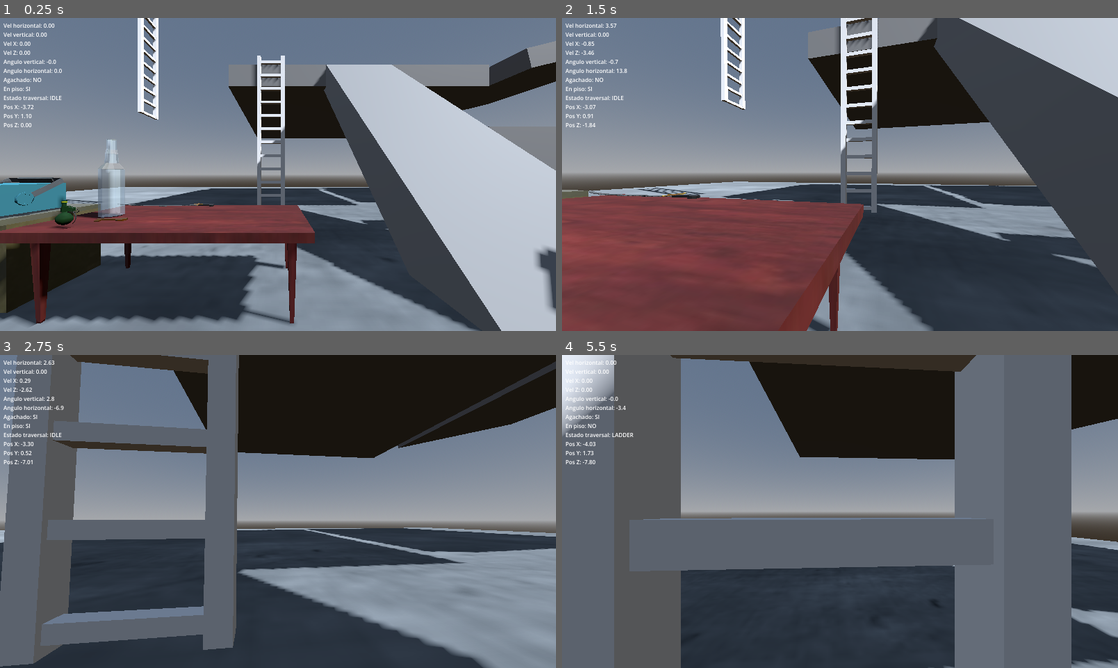
Above: before the commit, frames 1-4 (two rows, left to right).
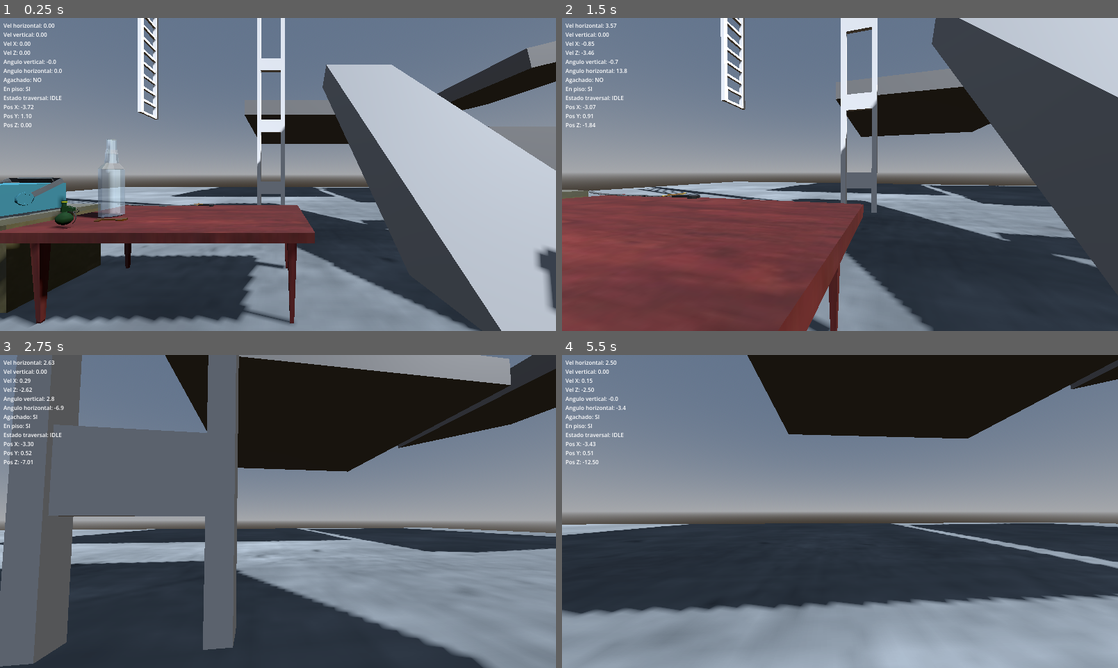
Above: after the commit, the same moments.

Repository: ElVerdulero2001/tun-tun-tun-sahur-el-juego-copia-de-Peripeteia-
Game: Godot game, scene res://levels/movement_test.tscn
The game is run twice, just before and just after one commit, with the same random seed, the same clock (stepped at 60 frames per second) and the same inputs.
Inputs (mouse positions are in pixels of both pictures, inside the frame that each line leads up to):
- Up to frame 1 (0.25 s): no input
- Up to frame 2 (1.5 s): tap Enter at 0.5 s; move the mouse to (867, 174) at 0.52 s; hold Ctrl (crouch) 0.53-1.28 s; hold W (move_forward) from 0.53 s (still down); click (867, 174) at 0.67 s; tap Space (jump) at 0.77 s; move the mouse to (812, 174) at 1.27 s; tap Ctrl (crouch) at 1.35 s
- Up to frame 3 (2.75 s): keep holding W (move_forward); tap Space (jump) at 1.52 s; move the mouse to (289, 505) at 2.02 s; hold E (interactuar) from 2.03 s (still down); tap Ctrl (crouch) at 2.3 s
- Up to frame 4 (5.5 s): keep holding W (move_forward); move the mouse to (834, 517) at 2.77 s; release E (interactuar) at 2.78 s; tap C (kick) at 2.85 s; click (834, 517) at 2.92 s; tap Space (jump) at 3.02, 3.77, 4.52 s; tap Ctrl (crouch) at 3.05, 3.8, 4.55 s; move the mouse to (878, 514) at 3.52 s; hold R (rotar_item) 3.53-4.28 s; move the mouse to (795, 508) at 4.27 s; tap Shift (run) at 4.35 s; move the mouse to (845, 511) at 5.02 s; hold Ctrl (crouch) from 5.03 s (still down); tap T (tirar_item) at 5.1 s; click (845, 511) at 5.17 s

The runs differ from the first frame. In frame 1, 4.6% of the frame differs, in the area x 11-88%, y 0-60%; in frame 2, 6.6%; in frame 3, 19%; in frame 4, 66%, in the area x 0-100%, y 0-100%.

Commit message:
un par de arreglos con las escaleras, todavia se puede meter en el hanging mientras se encuentra en el path de los dos marker, el control no es perfecto, es una loteria que funcione correctamente

Diff:
--- a/levels/movement_test.tscn
+++ b/levels/movement_test.tscn
@@ -188,7 +188,7 @@
 shape = SubResource("BoxShape3D_gdjh5")
 
 [node name="StaticBody3D3" type="StaticBody3D" parent="world/enviroment/static/bloques" unique_id=1998965982]
-transform = Transform3D(1, 0, 0, 0, 1, 0, 0, 0, 1, 0, 6.37, -14.7)
+transform = Transform3D(1, 0, 0, 0, 1, 0, 0, 0, 1, 0, 6.37, -18.709127)
 
 [node name="MeshInstance3D" type="MeshInstance3D" parent="world/enviroment/static/bloques/StaticBody3D3" unique_id=1943942775]
 mesh = SubResource("BoxMesh_gdjh5")
@@ -277,8 +277,17 @@
 [node name="escalera 2" parent="world/enviroment/static/escaleras" unique_id=863226712 instance=ExtResource("23_co54g")]
 transform = Transform3D(1, 0, 0, 0, 1, 0, 0, 0, 1, -4.035, -1.6125276, -8.602)
 
+[node name="escalera pedorra3" parent="world/enviroment/static/escaleras/escalera 2" index="0" unique_id=1545879886]
+transform = Transform3D(1, 0, 0, 0, 4.6, 0, 0, 0, 1, 0, 0.062, 0)
+
+[node name="carcasa" parent="world/enviroment/static/escaleras/escalera 2" index="1" unique_id=1171411348]
+transform = Transform3D(1, 0, 0, 0, 4.6, 0, 0, 0, 1, 0, 4.385, 0)
+
 [node name="StartMarker" parent="world/enviroment/static/escaleras/escalera 2" index="2" unique_id=1847870763]
 transform = Transform3D(1, 0, 0, 0, 1, 0, 0, 0, 1, 0, 2.816892, 0.80568457)
+
+[node name="EndMarker" parent="world/enviroment/static/escaleras/escalera 2" index="3" unique_id=606831496]
+transform = Transform3D(1, 0, 0, 0, 1, 0, 0, 0, 1, 0, 33.95176, 0.80599976)
 
 [node name="dinamic" type="Node3D" parent="world/enviroment" unique_id=637697114]
 
--- a/scripts/player n entities/movement/ladder_area.gd
+++ /dev/null
@@ -1,23 +0,0 @@
-# ladder_area.gd
-# Va directo en el StaticBody3D de la escalera.
-# El grupo "ladder" también va en ese mismo nodo.
-#
-# SETUP:
-#   1. Asignar este script al StaticBody3D de la escalera.
-#   2. Agregar el grupo "ladder" al mismo nodo.
-#   3. Ajustar ladder_top y ladder_bottom en el Inspector
-#      usando el debug de coordenadas para saber los valores exactos.
-
-extends Node
-
-# Dirección de "subir" en esta escalera (world space).
-# Por defecto Vector3.UP. Para escaleras en ángulo, ajustar.
-@export var ladder_direction : Vector3 = Vector3.UP
-
-# Multiplicador de velocidad de pulso. 1.0 = velocidad base.
-@export var pulse_speed      : float   = 1.0
-
-# Límites del riel en Y (world space).
-# Ajustar con los valores exactos que muestra el debug de coordenadas.
-@export var ladder_top       : float   = 5.0
-@export var ladder_bottom    : float   = 0.0
--- a/scripts/player n entities/movement/parkour_detector.gd
+++ b/scripts/player n entities/movement/parkour_detector.gd
@@ -120,13 +120,23 @@
 
 	var results = space.intersect_shape(params)
 
+	print("ladder query | resultados: ", results.size())
+	for result in results:
+		var c = result.get("collider", null)
+		if c:
+			var seg = _find_segment(c)
+			print("  collider: ", c.name, " | segment: ", seg)
+			if seg:
+				print("  start_marker: ", seg.get("start_marker"))
+				print("  end_marker: ", seg.get("end_marker"))
+
 	for result in results:
 		var collider = result.get("collider", null)
 		if collider == null:
 			continue
 
 		# Buscar el nodo con grupo "ladder" subiendo por la jerarquía.
-		var segment = _find_ladder_area(collider)
+		var segment = _find_segment(collider)
 		if segment == null:
 			continue
 
@@ -170,7 +180,7 @@
 
 	_clear_ladder_candidate()
 
-func _find_ladder_area(node: Node) -> Node:
+func _find_segment(node: Node) -> Node:
 	var current = node
 	for _i in range(4):
 		if current == null:
@@ -181,22 +191,40 @@
 	return null
 
 func _has_ladder_intent(segment: Node) -> bool:
-	if Input.is_action_pressed("move_forward"):
-		return true
-
-	var to_ladder = (segment.start_marker.global_position - body.global_position)
-	to_ladder.y   = 0.0
-	if to_ladder.length() < 0.01:
-		return true
-
-	to_ladder = to_ladder.normalized()
-	var cam_fwd = -camera.global_transform.basis.z
-	cam_fwd.y   = 0.0
-	if cam_fwd.length() < 0.01:
+
+	if body.is_on_floor():
 		return false
-	cam_fwd = cam_fwd.normalized()
-
-	return cam_fwd.dot(to_ladder) > 0.3
+
+	# Mientras mantiene CTRL, no puede agarrar escaleras.
+	if Input.is_action_pressed("crouch"):
+		return false
+
+	return _is_within_segment_volume(segment)
+
+func _is_within_segment_volume(segment: Node) -> bool:
+	# Proyecta la posición del jugador sobre el eje del segmento.
+	# Si el progress cae entre 0.0 y 1.0, está dentro del volumen útil.
+	var seg_start = segment.start_marker.global_position
+	var seg_end   = segment.end_marker.global_position
+	var seg_vec   = seg_end - seg_start
+	var seg_len   = seg_vec.length()
+
+	if seg_len < 0.001:
+		return false
+
+	var seg_dir   = seg_vec / seg_len
+	var to_player = body.global_position - seg_start
+	var progress  = to_player.dot(seg_dir) / seg_len
+
+	# Fuera del rango del segmento — no reenganchar.
+	if progress < 0.0 or progress > 1.0:
+		return false
+
+	# Distancia lateral al eje del segmento — margen de captura.
+	var projected    = seg_start + seg_dir * (progress * seg_len)
+	var lateral_dist = body.global_position.distance_to(projected)
+
+	return lateral_dist <= ladder_detection_radius
 
 func ladder_detected() -> bool:
 	return _has_ladder_candidate
--- a/scripts/player n entities/movement/player.gd
+++ b/scripts/player n entities/movement/player.gd
@@ -22,7 +22,7 @@
 	floor_snap_length   = 0.5
 
 	movement.setup(self, camera, collision)
-	parkour_detector.setup(self, camera)
+	parkour_detector.setup(self, camera, traversal)
 	traversal.setup(self, camera, movement, parkour_detector)
 	kick.setup(self, camera, raycast)
 	salud.murio.connect(_on_murio)
--- a/scripts/player n entities/movement/traversal_controller.gd
+++ b/scripts/player n entities/movement/traversal_controller.gd
@@ -59,10 +59,10 @@
 # El jugador ya no se mueve sobre el eje Y.
 # Se mueve sobre "progress": 0.0 = StartMarker, 1.0 = EndMarker.
 # La posición mundial se reconstruye cada frame desde el segmento.
-var _current_segment     : Node   = null   # TraversalSegment activo
-var _current_progress    : float  = 0.0   # 0.0 → 1.0
-var _ladder_pulse_timer  : float  = 0.0   # timer del ritmo de peldaños
-var _ladder_dir          : float  = 0.0   # +1 subir, -1 bajar, 0 quieto
+var _current_segment     : Node   = null
+var _current_progress    : float  = 0.0
+var _ladder_pulse_timer  : float  = 0.0
+var _ladder_dir          : float  = 0.0
 
 # ── Log de eventos ────────────────────────────────────────────────
 const LOG_MAX : int = 12
@@ -323,10 +323,10 @@
 		_release(cam_fwd * 4.0 + Vector3.UP * 3.0)
 		return
 
-	# ── Soltarse ──────────────────────────────────────────────────
+	# ── Soltarse ────────────────────────────────────────────────
 	if Input.is_action_just_pressed("crouch"):
-		_log("escalera — suelta (control)")
-		_release(Vector3.ZERO)
+		_log("escalera — suelta (control) — caída libre")
+		_release(Vector3.DOWN * 3.0, false)
 		return
 
 	# ── Input de movimiento ───────────────────────────────────────
@@ -546,10 +546,13 @@
 # ── SALIDA ───────────────────────────────────────────────────────
 # ─────────────────────────────────────────────────────────────────
 
-func _release(exit_velocity: Vector3) -> void:
+func _release(exit_velocity: Vector3, use_cooldown: bool = true) -> void:
 	body.velocity    = exit_velocity
 	_current_segment = null
-	detector.start_cooldown()
+
+	if use_cooldown:
+		detector.start_cooldown()
+
 	_change_state(State.IDLE)
 
 func _change_state(new_state: State) -> void:
Not shown, removed: scripts/player n entities/movement/ladder_area.gd.uid
